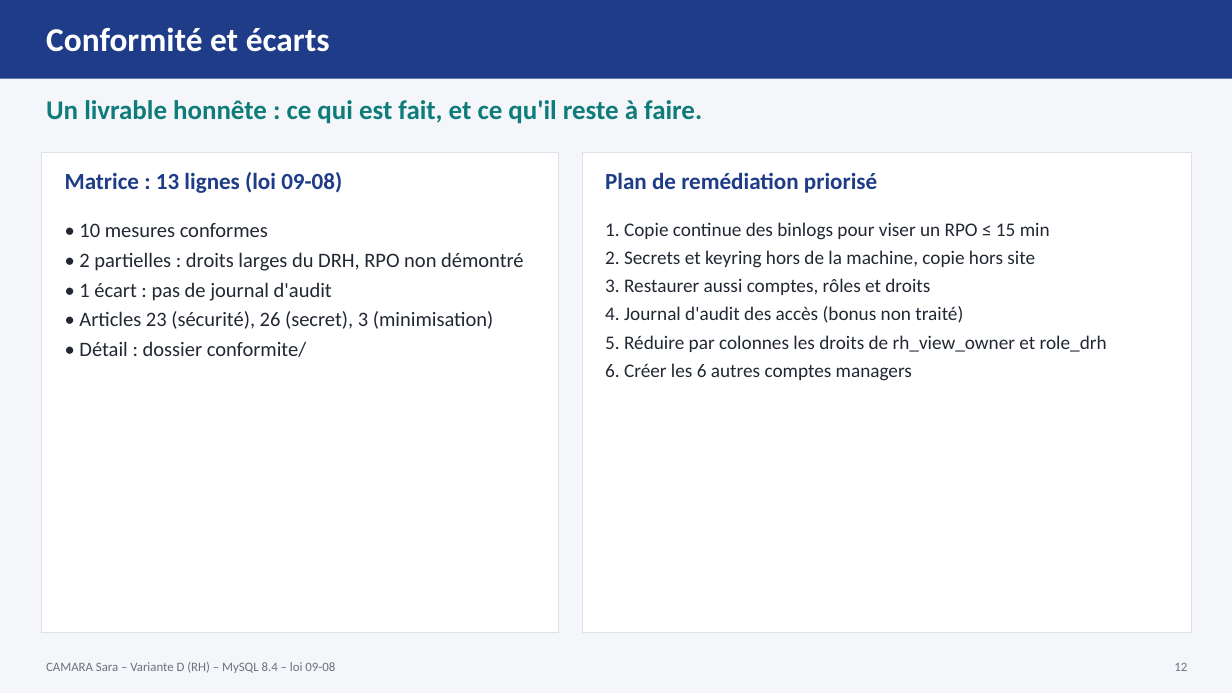
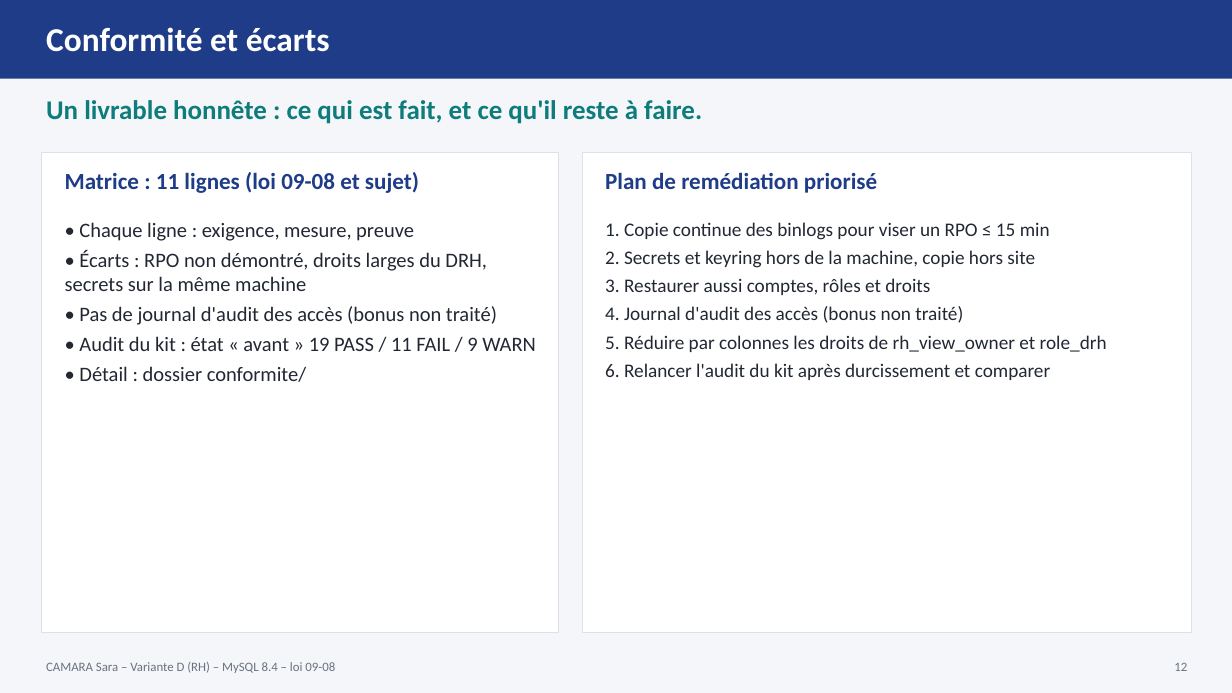
Before and after one commit to saracamara2006/Projet-s-curit-, a slide deck: slide 12 of presentation.pptx. Drawn at 1232x693 pixels with LibreOffice and Linux fonts; fonts in the diff are those of the drawing. Boxes give left, top, right and bottom in pixels: in the first picture for what was removed or moved away, otherwise in the second. Text is boxed around its words. In the diff, an @@ line names an element or a change of style, - is before the commit and + after.

```diff
--- a/presentation.pptx
+++ b/presentation.pptx
@@ text at [65,172,419,193]: text changed @@
-Matrice : 13 lignes (loi 09-08)
+Matrice : 11 lignes (loi 09-08 et sujet)
@@ text at [65,222,535,351]: text changed @@
-• 10 mesures conformes
-• 2 partielles : droits larges du DRH, RPO non démontré
-• 1 écart : pas de journal d'audit
-• Articles 23 (sécurité), 26 (secret), 3 (minimisation)
+• Chaque ligne : exigence, mesure, preuve
+• Écarts : RPO non démontré, droits larges du DRH, secrets sur la même machine
+• Pas de journal d'audit des accès (bonus non traité)
+• Audit du kit : état « avant » 19 PASS / 11 FAIL / 9 WARN
@@ text at [605,363,1051,380]: text changed @@
-6. Créer les 6 autres comptes managers
+6. Relancer l'audit du kit après durcissement et comparer
```
Also in this commit, not shown: 3 other slides changed, 1 other file.
